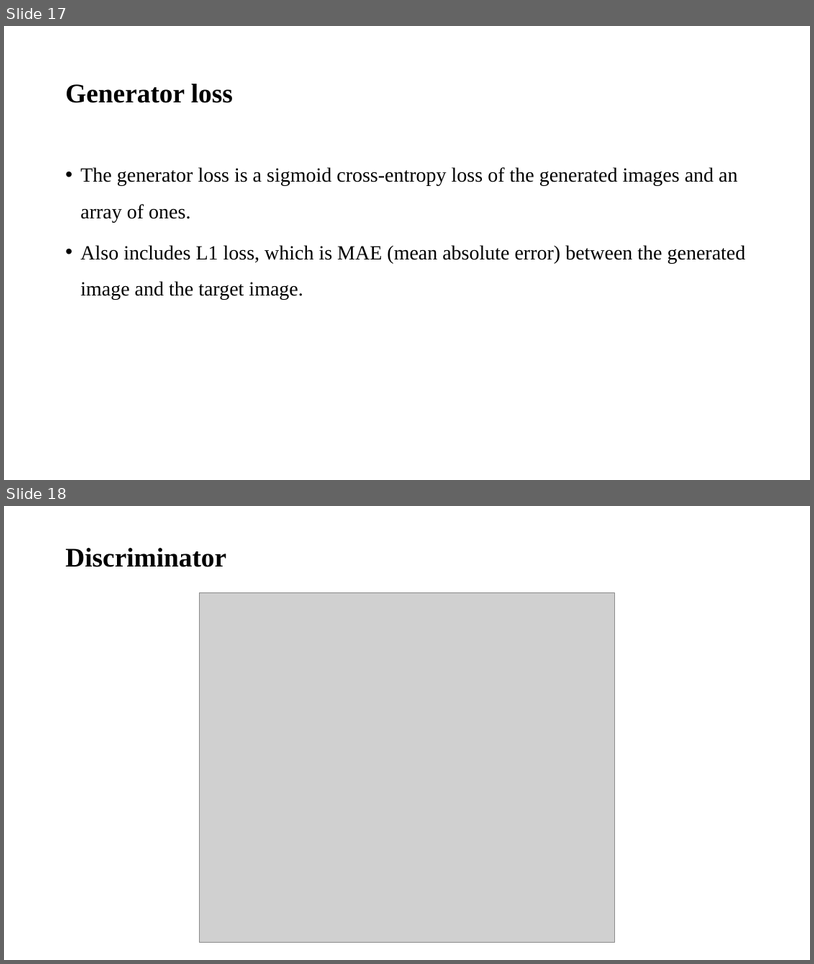
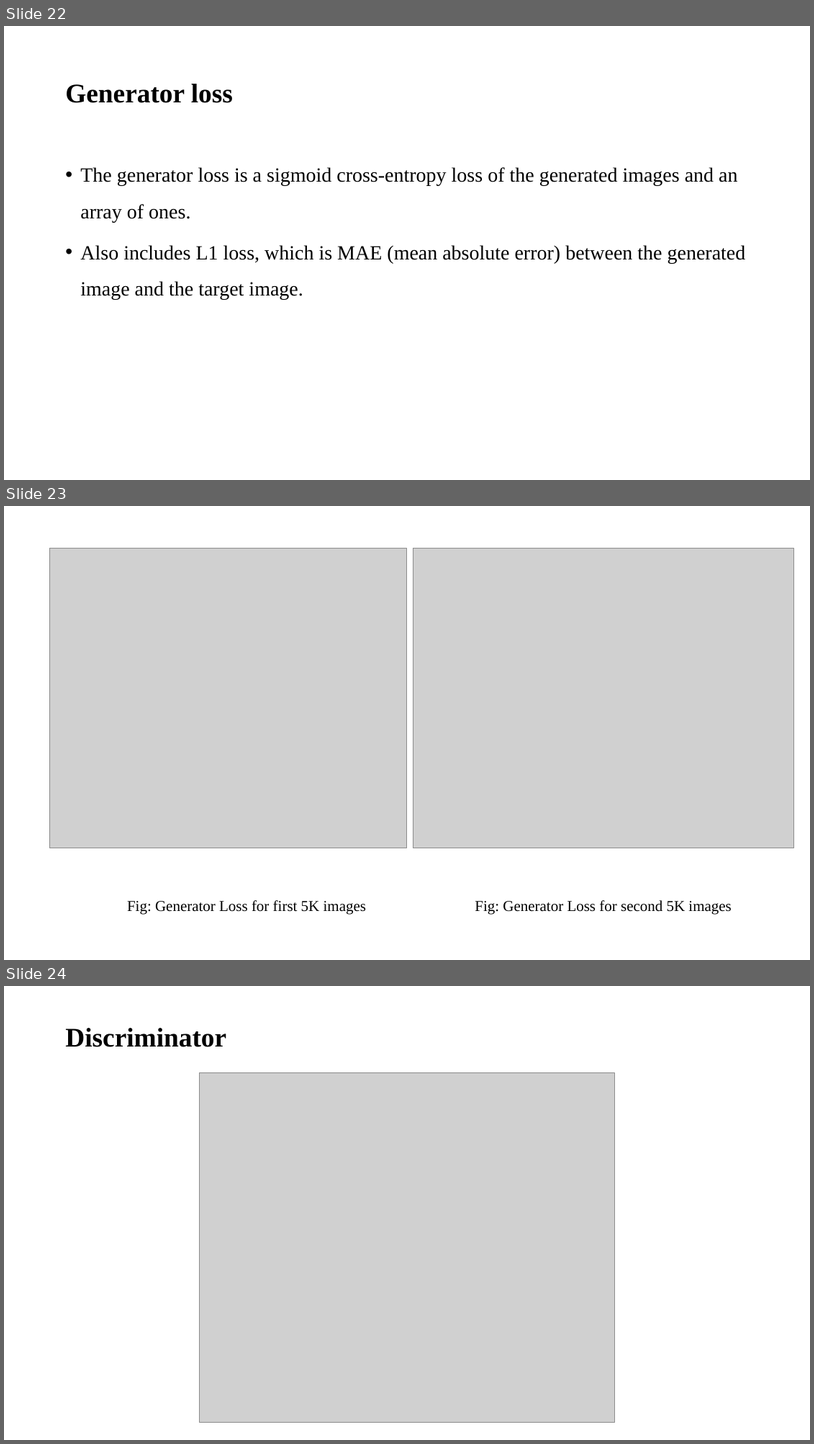
Before and after one commit to sujanW0W/MajorProject, a slide deck: Image Inpainting/Image inpainting.pptx. Shown one above the other, each under a label of ours: slides 17 and 18 before the commit, slides 22, 23 and 24 after it. The pictures are 814x964 and 814x1444 pixels, drawn with LibreOffice and Linux fonts; fonts in the diff are those of the drawing; grey boxes stand for pictures. Boxes give left, top, right and bottom in pixels: in the first picture for what was removed or moved away, otherwise in the second. Text is boxed around its words. In the diff, an @@ line names an element or a change of style, - is before the commit and + after.

```diff
--- a/Image Inpainting/Image inpainting.pptx
+++ b/Image Inpainting/Image inpainting.pptx
@@ slide 23 added at (4,506,810,960), background #FFFFFF @@
@@ picture added at (49,548,407,848) @@
@@ picture added at (414,548,795,848) @@
@@ text added at (127,900,366,914), 18 pt, text #000000 @@
+Fig: Generator Loss for first 5K images
@@ text added at (475,900,731,914), 18 pt, text #000000 @@
+Fig: Generator Loss for second 5K images
@@ what was slide 17 is now slide 22 @@
@@ what was slide 18 is now slide 24 @@
```
Also in this commit, not shown: 11 slides changed, 7 other slides added, 1 slide removed, 16 other files.
